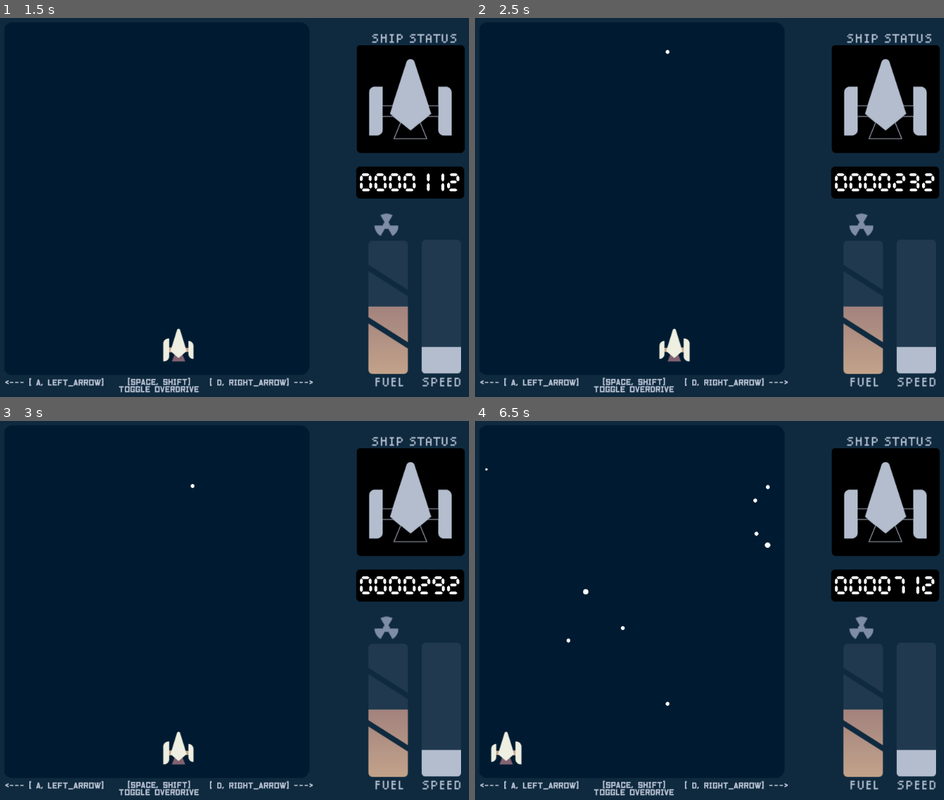
Above: before the commit, frames 1-4 (two rows, left to right).
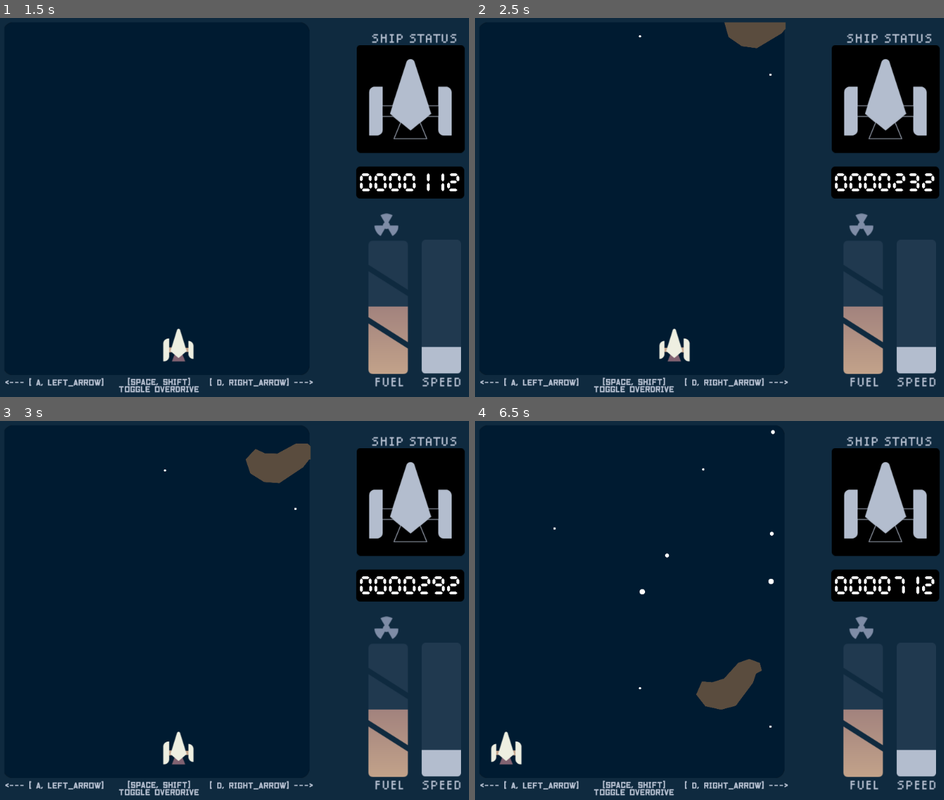
Above: after the commit, the same moments.

Repository: parkernalch/ld49-critical-mass
Game: Godot game, scene res://Main.tscn
Two runs of this game, one before a commit and one after it. Both use one fixed random seed, a clock stepped at 60 frames per second and the inputs below.
Inputs:
- Up to frame 1 (1.5 s): click "START" at 0.5 s; hold Right (ui_right) from 1.28 s (still down)
- Up to frame 2 (2.5 s): release Right (ui_right) at 2.03 s; hold Left (ui_left) from 2.03 s (still down)
- Up to frame 3 (3 s): release Left (ui_left) at 2.78 s; hold Right (ui_right) from 2.78 s (still down)
- Up to frame 4 (6.5 s): release Right (ui_right) at 4.28 s; hold Left (ui_left) from 4.28 s (still down)

Frame 1 is identical in both runs. In frame 2, 0.7% of the frame differs, in the area x 34-67%, y 1-16%; in frame 3, 1.0%; in frame 4, 1.2%, in the area x 2-65%, y 2-81%.

Commit message:
replaced girders with asteroids, add relative motion of obstacles

Diff:
--- /dev/null
+++ b/AsteroidBanana.tscn
@@ -0,0 +1,16 @@
+[gd_scene load_steps=3 format=2]
+
+[ext_resource path="res://img/banana.png" type="Texture" id=1]
+[ext_resource path="res://Obstacle.gd" type="Script" id=2]
+
+[node name="AsteroidBig" type="KinematicBody2D"]
+collision_layer = 4
+script = ExtResource( 2 )
+
+[node name="Collider" type="CollisionPolygon2D" parent="."]
+scale = Vector2( 0.25, 0.25 )
+polygon = PoolVector2Array( -112.283, -169.454, -148.191, -206.621, -199.847, -175.753, -209.927, -85.6691, -156.38, -11.9637, -7.0795, 61.7417, 48.987, 144.896, 62.2162, 219.862, 171.829, 236.241, 242.385, 148.676, 235.455, 20.1643, 175.609, -84.4091, -34.7978, -166.304 )
+
+[node name="Sprite" type="Sprite" parent="."]
+scale = Vector2( 0.25, 0.25 )
+texture = ExtResource( 1 )
--- /dev/null
+++ b/AsteroidBig.tscn
@@ -0,0 +1,16 @@
+[gd_scene load_steps=3 format=2]
+
+[ext_resource path="res://img/big.png" type="Texture" id=1]
+[ext_resource path="res://Obstacle.gd" type="Script" id=2]
+
+[node name="AsteroidBig" type="KinematicBody2D"]
+collision_layer = 4
+script = ExtResource( 2 )
+
+[node name="Collider" type="CollisionPolygon2D" parent="."]
+scale = Vector2( 0.25, 0.25 )
+polygon = PoolVector2Array( -54.7654, -227.338, -53.9717, -228.131, -125.405, -169.398, -191.282, -32.0875, -193.663, 93.3172, -80.1638, 209.991, 78.5763, 219.516, 221.442, 159.988, 234.142, 55.2196, 153.978, -102.727, 135.723, -188.446 )
+
+[node name="Sprite" type="Sprite" parent="."]
+scale = Vector2( 0.25, 0.25 )
+texture = ExtResource( 1 )
--- /dev/null
+++ b/AsteroidSpeck.tscn
@@ -0,0 +1,17 @@
+[gd_scene load_steps=3 format=2]
+
+[ext_resource path="res://img/speck.png" type="Texture" id=1]
+[ext_resource path="res://Obstacle.gd" type="Script" id=2]
+
+[node name="AsteroidSpeck" type="KinematicBody2D"]
+collision_layer = 4
+script = ExtResource( 2 )
+
+[node name="Collider" type="CollisionPolygon2D" parent="."]
+position = Vector2( 0.629944, -1.25995 )
+scale = Vector2( 0.25, 0.25 )
+polygon = PoolVector2Array( -7.0795, -62.9905, -46.767, -28.3426, -50.5468, 24.5741, -17.7888, 73.711, 59.0663, 60.4818, 99.3839, -21.4131, 62.7023, -82.0906 )
+
+[node name="Sprite" type="Sprite" parent="."]
+scale = Vector2( 0.25, 0.25 )
+texture = ExtResource( 1 )
--- /dev/null
+++ b/AsteroidSpud.tscn
@@ -0,0 +1,17 @@
+[gd_scene load_steps=3 format=2]
+
+[ext_resource path="res://img/spud.png" type="Texture" id=1]
+[ext_resource path="res://Obstacle.gd" type="Script" id=2]
+
+[node name="AsteroidSpeck" type="KinematicBody2D"]
+collision_layer = 4
+script = ExtResource( 2 )
+
+[node name="Collider" type="CollisionPolygon2D" parent="."]
+position = Vector2( 0.629944, -1.25995 )
+scale = Vector2( 0.25, 0.25 )
+polygon = PoolVector2Array( -19.0487, -195.282, -87.7144, -161.894, -179.689, -98.8982, -184.098, 62.3717, -73.8553, 123.478, 26.3084, 66.1515, 79.855, -81.8893, 71.6656, -180.793 )
+
+[node name="Sprite" type="Sprite" parent="."]
+scale = Vector2( 0.25, 0.25 )
+texture = ExtResource( 1 )
--- /dev/null
+++ b/AsteroidTbone.tscn
@@ -0,0 +1,25 @@
+[gd_scene load_steps=5 format=2]
+
+[ext_resource path="res://img/tbone.png" type="Texture" id=1]
+[ext_resource path="res://Obstacle.gd" type="Script" id=2]
+[ext_resource path="res://shaders/pixelate.shader" type="Shader" id=3]
+
+[sub_resource type="ShaderMaterial" id=2]
+shader = ExtResource( 3 )
+shader_param/pixel_size = 500
+shader_param/resolution = 0
+
+[node name="AsteroidSpeck" type="KinematicBody2D"]
+collision_layer = 4
+script = ExtResource( 2 )
+
+[node name="Collider" type="CollisionPolygon2D" parent="."]
+visible = false
+position = Vector2( 0.629944, -1.25995 )
+scale = Vector2( 0.25, 0.25 )
+polygon = PoolVector2Array( -11.4892, -223, -103.463, -170.084, -208.037, -164.414, -230.086, -15.1135, -199.217, 28.9838, -188.508, 122.848, -206.147, 195.923, -158.27, 222.382, -68.8156, 179.544, 6.77963, 59.2219, 114.503, 6.93515, 221.596, -74.9597, 237.345, -165.044, 186.948, -225.52 )
+
+[node name="Sprite" type="Sprite" parent="."]
+material = SubResource( 2 )
+scale = Vector2( 0.25, 0.25 )
+texture = ExtResource( 1 )
--- a/Game.tscn
+++ b/Game.tscn
@@ -1,17 +1,19 @@
-[gd_scene load_steps=20 format=2]
+[gd_scene load_steps=22 format=2]
 
 [ext_resource path="res://img/play_field.png" type="Texture" id=1]
 [ext_resource path="res://NoiseSpawner.tscn" type="PackedScene" id=2]
 [ext_resource path="res://Player.tscn" type="PackedScene" id=3]
 [ext_resource path="res://KillZone.tscn" type="PackedScene" id=4]
 [ext_resource path="res://Game.gd" type="Script" id=5]
-[ext_resource path="res://ObstacleMedium.tscn" type="PackedScene" id=6]
-[ext_resource path="res://ObstacleLong.tscn" type="PackedScene" id=7]
-[ext_resource path="res://ObstacleShort.tscn" type="PackedScene" id=8]
 [ext_resource path="res://OptimizedNeutron.tscn" type="PackedScene" id=9]
 [ext_resource path="res://ShieldPickup.tscn" type="PackedScene" id=10]
 [ext_resource path="res://HealthPickup.tscn" type="PackedScene" id=11]
 [ext_resource path="res://MagnetPickup.tscn" type="PackedScene" id=12]
+[ext_resource path="res://AsteroidBanana.tscn" type="PackedScene" id=13]
+[ext_resource path="res://AsteroidSpeck.tscn" type="PackedScene" id=14]
+[ext_resource path="res://AsteroidBig.tscn" type="PackedScene" id=15]
+[ext_resource path="res://AsteroidTbone.tscn" type="PackedScene" id=16]
+[ext_resource path="res://AsteroidSpud.tscn" type="PackedScene" id=17]
 
 [sub_resource type="Shader" id=1]
 code = "shader_type canvas_item;
@@ -99,18 +101,20 @@
 movement_speed = 5.0
 
 [node name="KillZone" parent="." instance=ExtResource( 4 )]
-position = Vector2( 4.41382, 451.114 )
+position = Vector2( 4.41382, 584.305 )
+scale = Vector2( 1.534, 1 )
 
 [node name="KillZone2" parent="." instance=ExtResource( 4 )]
-position = Vector2( 4.41382, -488.886 )
+position = Vector2( 4.41382, -568.171 )
+scale = Vector2( 1.536, 1 )
 
 [node name="KillZone3" parent="." instance=ExtResource( 4 )]
-position = Vector2( 386.414, 75.114 )
+position = Vector2( 533.658, 75.114 )
 rotation = 1.5708
 scale = Vector2( 2, 1 )
 
 [node name="KillZone4" parent="." instance=ExtResource( 4 )]
-position = Vector2( -387.586, 69.114 )
+position = Vector2( -572.585, 69.114 )
 rotation = 1.5708
 scale = Vector2( 2, 1 )
 
@@ -147,17 +151,17 @@
 [node name="RightBound" parent="NeutronSpawner" index="1"]
 position = Vector2( 284, 0 )
 
-[node name="ObstacleSpawner" parent="." instance=ExtResource( 2 )]
+[node name="AsteroidSpawner" parent="." instance=ExtResource( 2 )]
 position = Vector2( 19.347, -336.247 )
-object_scenes = [ ExtResource( 7 ), ExtResource( 6 ), ExtResource( 8 ) ]
+object_scenes = [ ExtResource( 13 ), ExtResource( 15 ), ExtResource( 14 ), ExtResource( 17 ), ExtResource( 16 ) ]
 subdivisions = 3
 spawn_value = 0.5
 spawn_cooldown = 3.0
 
-[node name="LeftBound" parent="ObstacleSpawner" index="0"]
+[node name="LeftBound" parent="AsteroidSpawner" index="0"]
 position = Vector2( -296, 0 )
 
-[node name="RightBound" parent="ObstacleSpawner" index="1"]
+[node name="RightBound" parent="AsteroidSpawner" index="1"]
 position = Vector2( 284, 0 )
 
 [node name="PickupSpawn" parent="." instance=ExtResource( 2 )]
@@ -177,5 +181,5 @@
 anims/PlayFieldWarning = SubResource( 7 )
 
 [editable path="NeutronSpawner"]
-[editable path="ObstacleSpawner"]
+[editable path="AsteroidSpawner"]
 [editable path="PickupSpawn"]
--- a/Neutron.gd
+++ b/Neutron.gd
@@ -5,6 +5,7 @@
 var composite_speed : float = 1.0
 var size : int = 2
 onready var sprite = $Sprite
+var angular_velocity
 
 var target
 
--- a/NoiseSpawner.gd
+++ b/NoiseSpawner.gd
@@ -74,5 +74,14 @@
 	var object = object_scenes[choice].instance()
 	var spawn_offset = sin(randi()) * offset
 	object.global_position = position + (Vector2.RIGHT * spawn_offset)
-#	object.speed = 1.0
+	if object.has_method("set_angular_velocity"):
+		var angular_velocity = sin(randi()) * 25.0
+		object.set_angular_velocity(angular_velocity)
+	if object.has_method("set_velocity"):
+		var angle = rand_range(-PI / 2.0, PI / 2.0)
+		var relative_velocity = Vector2(sin(angle), cos(angle))
+		object.set_velocity(relative_velocity * 0.25)
+	if object.has_method("set_size"):
+		var _size = rand_range(0.10, 0.25)
+		object.set_size(_size)
 	get_parent().add_child(object)
--- a/Obstacle.gd
+++ b/Obstacle.gd
@@ -2,18 +2,30 @@
 class_name Obstacle
 
 var angular_velocity : float = 0.0
+var relative_velocity : Vector2 = Vector2.DOWN
 var repulse_vector : Vector2 = Vector2.ZERO
 
 func _ready():
 	rotation_degrees = rand_range(0, 180)
 	Events.connect("ShipWasDestroyed", self, "_on_ship_wasDestroyed")
 	add_to_group('obstacles')
+	$Sprite.self_modulate = Color("#5a4c3e");
 	pass
+
+func set_angular_velocity(vel):
+	angular_velocity = vel
+
+func set_velocity(vel):
+	relative_velocity = vel
+
+func set_size(_size):
+	$Sprite.scale = Vector2(_size, _size)
+	$Collider.scale = Vector2(_size, _size)
 
 func _physics_process(delta):
 	if repulse_vector == Vector2.ZERO:
 		rotation_degrees += angular_velocity * delta
-		move_and_collide(Vector2.DOWN * Global.travel_speed)
+		move_and_collide(relative_velocity + Vector2.DOWN * Global.travel_speed)
 	else:
 		rotation_degrees += angular_velocity * delta * 5.0
 		move_and_collide(repulse_vector)
--- /dev/null
+++ b/shaders/pixelate.shader
@@ -0,0 +1,18 @@
+shader_type canvas_item;
+
+uniform int pixel_size : hint_range(0, 500);
+uniform int resolution : hint_range(0, 1000);
+
+void fragment() {
+	vec2 grid_uv = round(UV * float(pixel_size)) / float(pixel_size);
+	vec4 tex = texture(TEXTURE, grid_uv);
+	COLOR = tex;
+	if(resolution > 0) {
+		if (mod(round(UV.x * float(resolution)), 2.0) == 0.0) {
+			COLOR.a = 0.0;
+		}
+		if (mod(round(UV.y * float(resolution)), 2.0) == 0.0) {
+			COLOR.a = 0.0;
+		}
+	}
+}
Binary file added: img/banana.png
Not shown, added: img/banana.png.import
Binary file added: img/big.png
Not shown, added: img/big.png.import
Binary file added: img/speck.png
Not shown, added: img/speck.png.import
Binary file added: img/spud.png
Not shown, added: img/spud.png.import
Binary file added: img/tbone.png
Not shown, added: img/tbone.png.import
